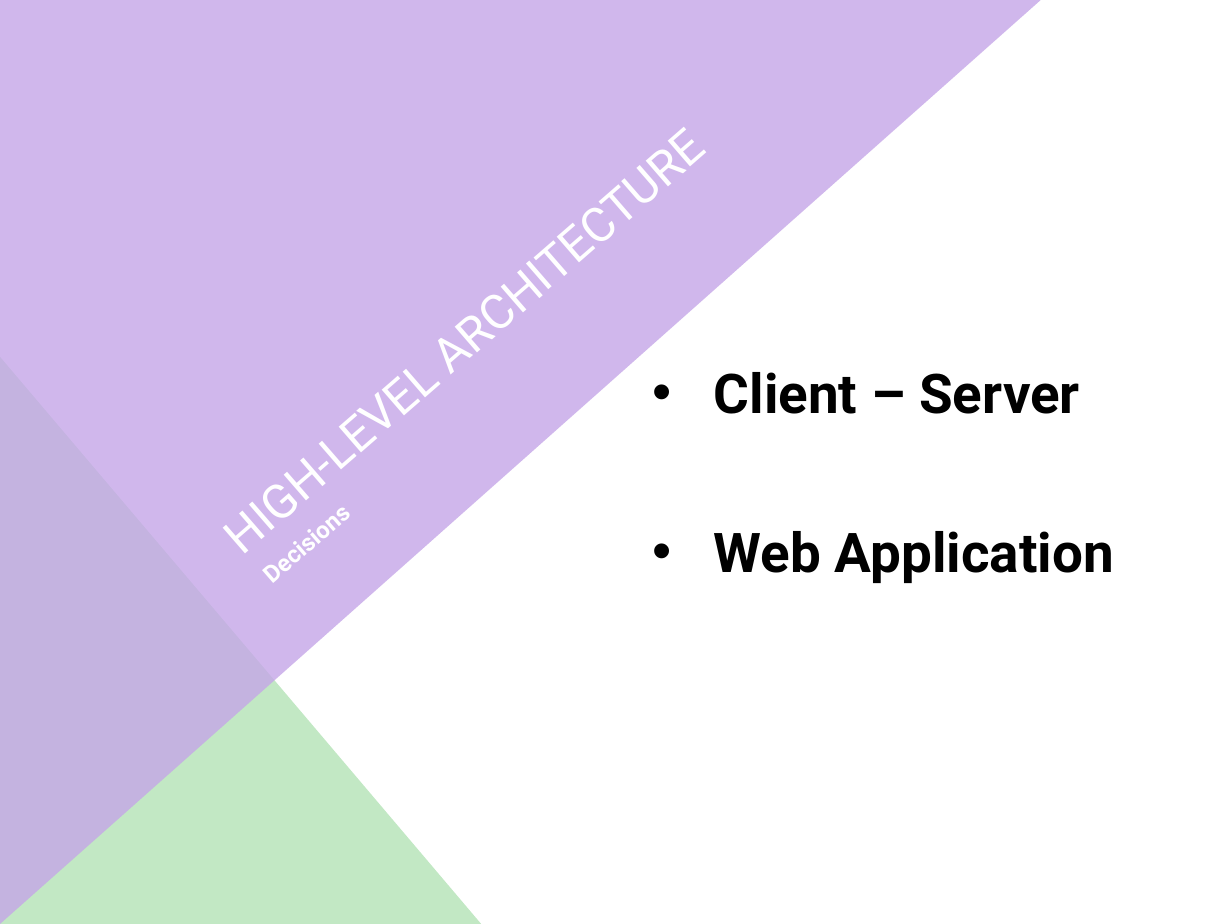
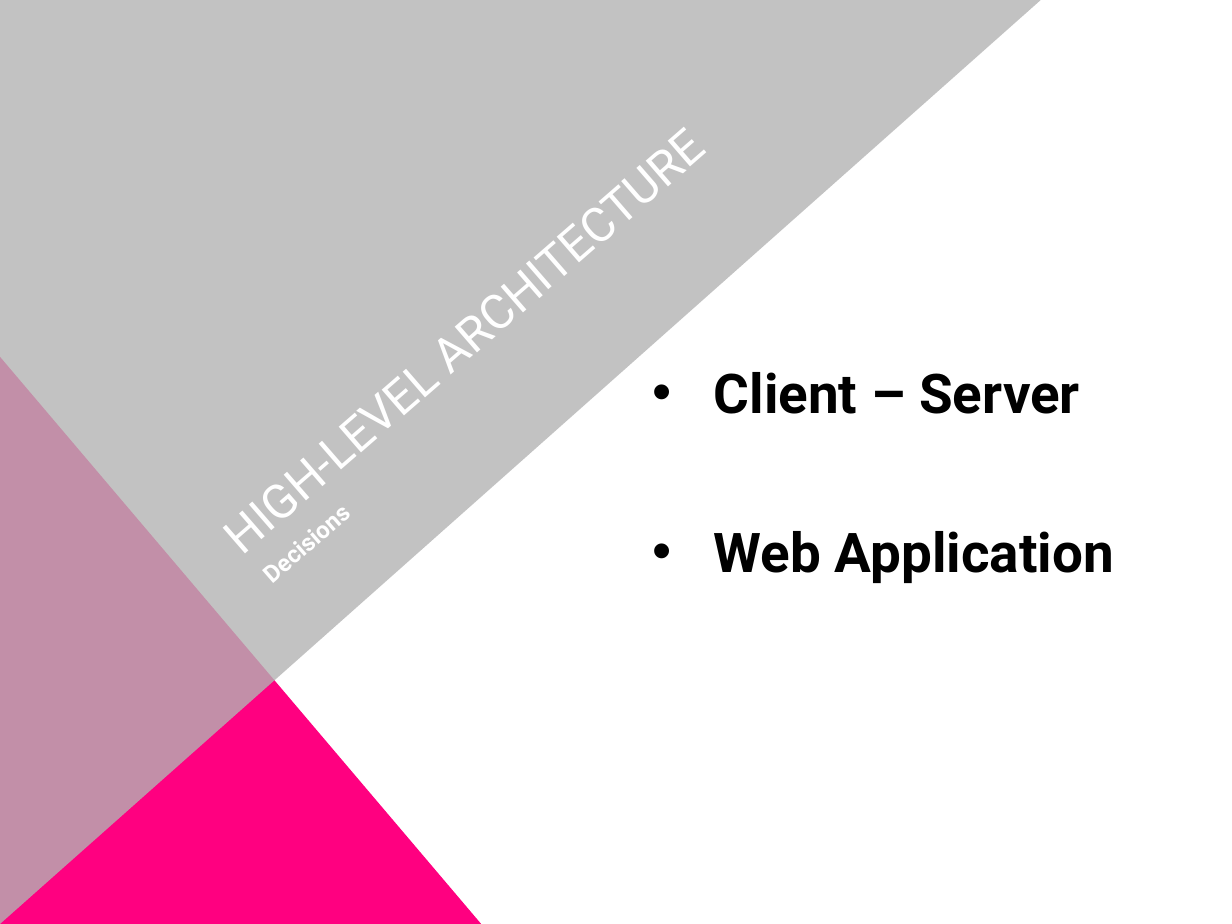
Before and after one commit to simonkrenger/ch.bfh.bti7081.s2013.pink, a slide deck: slide 9 of Project Pink/doc/task01/Presentation - CS Task 1.pptx (slide 11 before the commit). Drawn at 1232x924 pixels with LibreOffice and Linux fonts; fonts in the diff are those of the drawing. Boxes give left, top, right and bottom in pixels: in the first picture for what was removed or moved away, otherwise in the second. Text is boxed around its words. In the diff, an @@ line names an element or a change of style, - is before the commit and + after.

Commit message:
Updated presentation (colors approved by Fränzi, removed some slides)

```diff
--- a/Project Pink/doc/task01/Presentation - CS Task 1.pptx
+++ b/Project Pink/doc/task01/Presentation - CS Task 1.pptx
@@ right triangle at (x1=0, y1=1, x2=1040, y2=924): fill #C5A6E8 at 80% opacity to #B3B3B3 at 80% opacity @@
@@ right triangle at (x1=0, y1=357, x2=482, y2=924): fill #C2E8C4 to #FF0080 @@
```
Also in this commit, not shown: 9 other slides changed, 3 slides removed.
